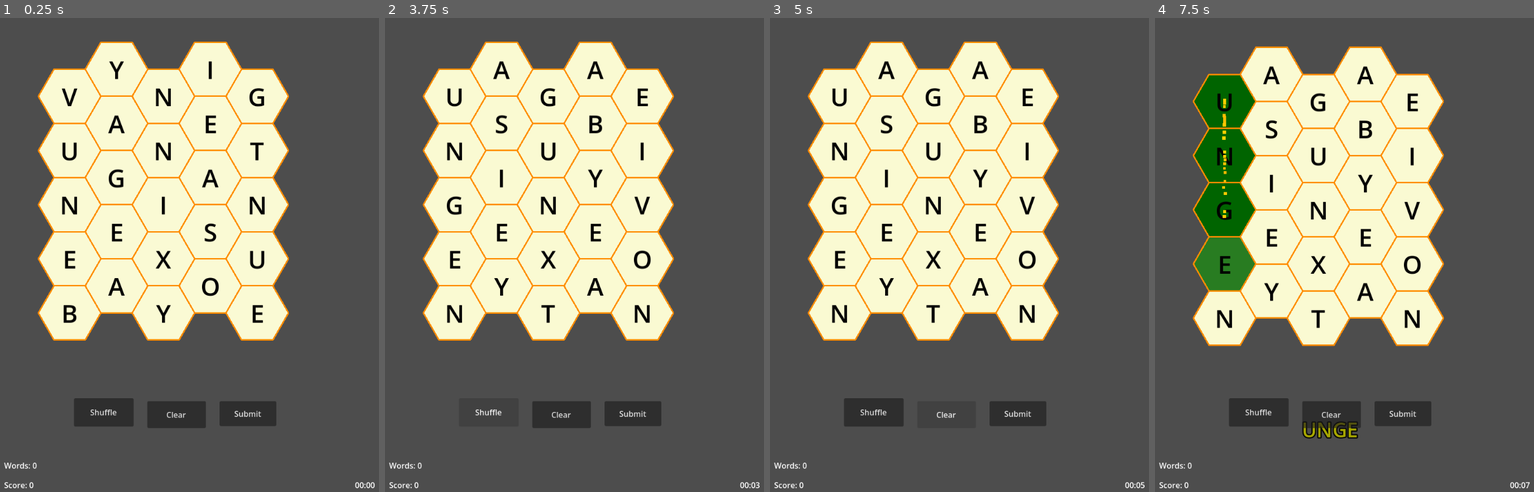
Above: before the commit, frames 1-4 (left to right).
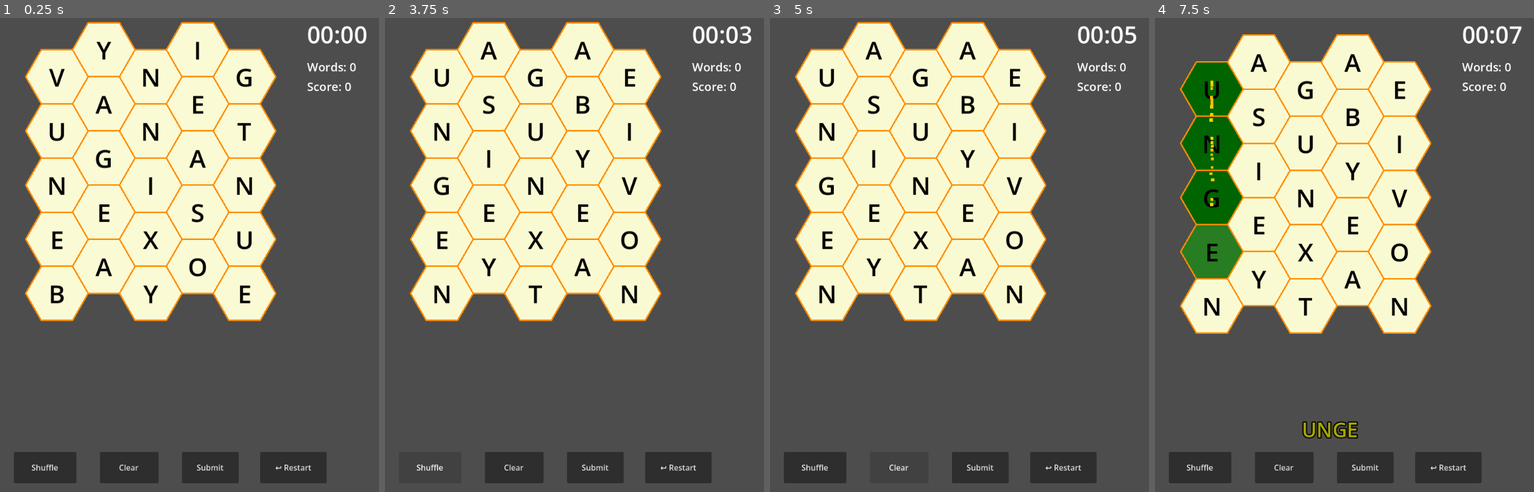
Above: after the commit, the same moments.

Repository: opensourceame/wb
Game: Godot game, scene res://scenes/Main.tscn
Same seed, same stepped clock (60 frames per second), same inputs: the game is played once before the commit and once after it.
Inputs (mouse positions are in pixels of both pictures, inside the frame that each line leads up to):
- Up to frame 1 (0.25 s): no input
- Up to frame 2 (3.75 s): click (676, 468) at 0.5 s, where only the run after the commit has a clickable "↩️ Restart"; click (676, 468) at 1.25 s, where only the run after the commit has a clickable "↩️ Restart"; click (676, 468) at 2 s, where only the run after the commit has a clickable "↩️ Restart"; click "Submit" at 2.75 s; click "Shuffle" at 3.5 s
- Up to frame 3 (5 s): click "Clear" at 4.25 s
- Up to frame 4 (7.5 s): tap Enter (ui_accept) at 5 s; drag from (1223, 98) to (1223, 259) at 5.02 s; drag from (1223, 150) to (1223, 311) at 5.77 s; move the mouse to (1223, 202) at 6.52 s; hold D 6.53-7.25 s; tap R at 6.6 s; click (1223, 202) at 6.67 s; tap T at 6.8 s; drag from (1223, 259) to (1272, 70) at 7.27 s

The runs differ from the first frame. In frame 1, 24% of the frame differs, in the area x 0-99%, y 0-100%; in frame 2, 22%; in frame 3, 22%; in frame 4, 24%, in the area x 0-99%, y 1-100%.

Commit message:
refinements

Diff:
--- a/scenes/Main.tscn
+++ b/scenes/Main.tscn
@@ -16,13 +16,26 @@
 outline_color = Color(0.019554144, 0.019554138, 0.019554136, 1)
 shadow_color = Color(0.34781712, 0.3478169, 0.34781682, 0.67058825)
 
+[sub_resource type="LabelSettings" id="LabelSettings_nxtc6"]
+font_size = 24
+
+[sub_resource type="SystemFont" id="SystemFont_vcsgt"]
+
+[sub_resource type="LabelSettings" id="LabelSettings_c01mt"]
+font = SubResource("SystemFont_vcsgt")
+font_size = 48
+
+[sub_resource type="LabelSettings" id="LabelSettings_vcsgt"]
+font_size = 67
+
 [node name="Main" type="Node2D" unique_id=1302130063]
+metadata/_edit_lock_ = true
 
 [node name="GridManager" parent="." unique_id=895251005 instance=ExtResource("2_rarhs")]
-position = Vector2(62, 164)
 grid_width = 5
 grid_height = 5
 hex_size = 64.0
+metadata/_edit_lock_ = true
 
 [node name="Tiles" type="CanvasLayer" parent="GridManager" unique_id=305873846]
 follow_viewport_enabled = true
@@ -65,12 +78,13 @@
 anchors_preset = 2
 anchor_top = 1.0
 anchor_bottom = 1.0
-offset_left = 20.0
-offset_top = -80.0
-offset_right = 120.0
-offset_bottom = -40.0
+offset_left = 640.0
+offset_top = -896.0
+offset_right = 740.0
+offset_bottom = -856.0
 grow_vertical = 0
 text = "Score: 0"
+label_settings = SubResource("LabelSettings_nxtc6")
 vertical_alignment = 1
 
 [node name="TimeDisplay" type="Label" parent="UI" unique_id=269649100]
@@ -79,13 +93,14 @@
 anchor_top = 1.0
 anchor_right = 1.0
 anchor_bottom = 1.0
-offset_left = -120.0
-offset_top = -80.0
-offset_right = -20.0
-offset_bottom = -40.0
+offset_left = -160.0
+offset_top = -1016.0
+offset_right = -37.0
+offset_bottom = -949.0
 grow_horizontal = 0
 grow_vertical = 0
 text = "00:00"
+label_settings = SubResource("LabelSettings_c01mt")
 horizontal_alignment = 2
 vertical_alignment = 1
 
@@ -93,12 +108,13 @@
 anchors_preset = 2
 anchor_top = 1.0
 anchor_bottom = 1.0
-offset_left = 20.0
-offset_top = -120.0
-offset_right = 200.0
-offset_bottom = -80.0
+offset_left = 640.0
+offset_top = -936.0
+offset_right = 820.0
+offset_bottom = -896.0
 grow_vertical = 0
 text = "Words: 0"
+label_settings = SubResource("LabelSettings_nxtc6")
 vertical_alignment = 1
 
 [node name="SubmitButton" type="Button" parent="UI" unique_id=559092073]
@@ -107,13 +123,27 @@
 anchor_top = 1.0
 anchor_right = 0.5
 anchor_bottom = 1.0
-offset_left = 61.0
-offset_top = -232.0
-offset_right = 177.0
-offset_bottom = -181.0
+offset_left = -16.0
+offset_top = -128.0
+offset_right = 100.0
+offset_bottom = -64.0
 grow_horizontal = 2
 grow_vertical = 0
 text = "Submit"
+
+[node name="RestartButton" type="Button" parent="UI" unique_id=41001926]
+anchors_preset = 7
+anchor_left = 0.5
+anchor_top = 1.0
+anchor_right = 0.5
+anchor_bottom = 1.0
+offset_left = 144.0
+offset_top = -128.0
+offset_right = 280.0
+offset_bottom = -64.0
+grow_horizontal = 2
+grow_vertical = 0
+text = "↩️ Restart"
 
 [node name="ShuffleButton" type="Button" parent="UI" unique_id=1220611953]
 anchors_preset = 7
@@ -121,10 +151,10 @@
 anchor_top = 1.0
 anchor_right = 0.5
 anchor_bottom = 1.0
-offset_left = -237.0
-offset_top = -238.0
-offset_right = -115.0
-offset_bottom = -180.0
+offset_left = -360.0
+offset_top = -128.0
+offset_right = -232.0
+offset_bottom = -64.0
 grow_horizontal = 2
 grow_vertical = 0
 text = "Shuffle"
@@ -135,13 +165,30 @@
 anchor_top = 1.0
 anchor_right = 0.5
 anchor_bottom = 1.0
-offset_left = -87.0
-offset_top = -232.0
-offset_right = 33.0
-offset_bottom = -177.0
+offset_left = -184.0
+offset_top = -128.0
+offset_right = -64.0
+offset_bottom = -64.0
 grow_horizontal = 2
 grow_vertical = 0
 text = "Clear"
+
+[node name="WordFeedback" type="Node2D" parent="UI" unique_id=634489320]
+visible = false
+
+[node name="Polygon2D" type="Polygon2D" parent="UI/WordFeedback" unique_id=976529351]
+position = Vector2(56, 40)
+color = Color(0.5033745, 0.5033746, 0.5033746, 1)
+polygon = PackedVector2Array(-48, 272, 56, 232, 152, 272, 248, 232, 360, 208, 448, 272, 544, 272, 584, 352, 536, 448, 424, 440, 336, 376, 224, 424, 144, 392, 32, 400, -64, 368, -56, 280)
+
+[node name="FeedbackLabel" type="Label" parent="UI/WordFeedback" unique_id=477729317]
+unique_name_in_owner = true
+offset_left = 104.0
+offset_top = 320.0
+offset_right = 558.0
+offset_bottom = 448.0
+label_settings = SubResource("LabelSettings_vcsgt")
+horizontal_alignment = 1
 
 [node name="Sounds" type="Node" parent="." unique_id=948160424]
 
@@ -150,6 +197,3 @@
 
 [node name="ShortBeep" type="AudioStreamPlayer" parent="Sounds" unique_id=1688827695]
 stream = ExtResource("5_vcsgt")
-
-[node name="Camera2D" type="Camera2D" parent="." unique_id=324529156]
-position = Vector2(246, 344)
--- a/scripts/GridManager.gd
+++ b/scripts/GridManager.gd
@@ -7,7 +7,7 @@
 
 @export var grid_width:  int = 2
 @export var grid_height: int = 2
-@export var hex_size: float = 48.0
+@export var hex_size: float = 128.0
 @export var tile_scene: PackedScene
 
 @onready var game_manager = get_tree().current_scene.get_node('GameManager')
@@ -35,15 +35,27 @@
 var tiles_dropping: int = 0
 var is_row_cycle_active:    bool = false
 var continuous_cycle_mode:  bool = true
-var continuous_cycle_delay: float = 2.0  # Delay between cycles in continuous mode
+var continuous_cycle_delay: float = 5.0  # Delay between cycles in continuous mode
 var continuous_cycle_timer: Timer
 
 func _ready():
-	if tile_scene == null:
-		tile_scene = preload("res://scenes/HexTile.tscn")
+	tile_scene = preload("res://scenes/HexTile.tscn")
 
 	word_checker = game_manager.word_checker
 
+	create_hex_grid()
+	setup_cycle_timer()
+
+func setup_cycle_timer():
+	# Setup continuous cycle timer
+	continuous_cycle_timer = Timer.new()
+	add_child(continuous_cycle_timer)
+	continuous_cycle_timer.wait_time = continuous_cycle_delay
+	continuous_cycle_timer.one_shot = true
+	continuous_cycle_timer.timeout.connect(_on_continuous_cycle_delay)
+	continuous_cycle_timer.start()
+
+func setup_touch():
 	# Setup long press timer for touch submit
 	long_press_timer = Timer.new()
 	add_child(long_press_timer)
@@ -51,14 +63,6 @@
 	long_press_timer.one_shot = true
 	long_press_timer.timeout.connect(_on_long_press)
 
-	# Setup continuous cycle timer
-	continuous_cycle_timer = Timer.new()
-	add_child(continuous_cycle_timer)
-	continuous_cycle_timer.wait_time = continuous_cycle_delay
-	continuous_cycle_timer.one_shot = true
-	continuous_cycle_timer.timeout.connect(_on_continuous_cycle_delay)
-
-	create_hex_grid()
 
 func create_hex_grid():
 	for q in range(grid_width):
@@ -139,15 +143,17 @@
 	tile.hex_radius = hex_size
 	tiles_canvas.add_child(tile)
 
-	var pos = hex_to_pixel(q, r)
-	tile.position = pos
+	var pos = hex_to_pixel(q, r) + Vector2(hex_size * 2, hex_size * 2)
+	tile.global_position = pos
 	tile.grid_q = q
 	tile.grid_r = r
 	tile.set_letter(get_random_letter())
 
+	print("GRID: tile ", tile.letter, " at ", pos)
 	grid[Vector2(q, r)] = tile
 	tile.tile_selected.connect(_on_tile_selected)
 	tile.drop_animation_completed.connect(_on_tile_drop_completed)
+	#tile.drop_animation_completed.connect(_cycle_rows())
 
 	return tile
 
@@ -241,6 +247,7 @@
 		redraw_all_arrows()
 
 func is_adjacent_to_last_selected(tile: HexTile) -> bool:
+	#return true
 	if selected_tiles.is_empty():
 		return true
 
@@ -249,7 +256,7 @@
 	print("last tile = ", last_tile)
 	print("last tile neighbours = ", last_tile.neighbour_letters())
 
-	return last_tile.neighbours.find(tile) >= 0
+	return last_tile.neighbours.has(tile)
 
 func recalculate_word():
 	current_word = ""
@@ -530,8 +537,22 @@
 	tiles_dropping -= 1
 
 	if tiles_dropping == 0 and is_row_cycle_active:
-		print("All tiles completed dropping - cycling rows...")
-		_cycle_rows()
+		# Check if any tiles are selected before cycling
+		if false:
+			print("⚠️ Tiles are selected - skipping row cycle to preserve word")
+			print("→ Selected tiles: ", selected_tiles.size())
+			for t in selected_tiles:
+				print("   ", t.letter, " at (", t.grid_q, ",", t.grid_r, ")")
+
+			is_row_cycle_active = false
+
+			# If in continuous mode, schedule next attempt after delay
+			if continuous_cycle_mode:
+				print("⏱️ Will retry row cycle in ", continuous_cycle_delay, " seconds...")
+				continuous_cycle_timer.start()
+		else:
+			print("All tiles completed dropping - cycling rows...")
+			_cycle_rows()
 
 func _cycle_rows():
 	print("🔄 Starting row cycle process...")
@@ -549,8 +570,12 @@
 	print("🗑️ Removing bottom row with letters: ", bottom_row_letters)
 
 	# Remove bottom row tiles
+	var selected_bottom_row_tiles = false
 	for tile in bottom_row_tiles:
-		tile.queue_free()
+		if tile.current_state == HexTile.State.SELECTED:
+			selected_bottom_row_tiles = true
+		tile.disappear()
+		#tile.queue_free()
 
 	# Shift all tiles down by one row
 	print("⬇️ Shifting tiles down by one row...")
@@ -580,14 +605,15 @@
 
 	# Update all tile positions to match new grid coordinates
 	print("📍 Updating tile positions...")
-	_update_all_tile_positions()
+	#_update_all_tile_positions()
 
 	# Rebuild neighbour connections
 	print("🔗 Rebuilding neighbour connections...")
 	_rebuild_neighbour_connections()
 
 	# Clear any current selection since tiles changed
-	clear_selection()
+	if selected_bottom_row_tiles:
+		clear_selection()
 
 	is_row_cycle_active = false
 
--- a/scripts/HexTile.gd
+++ b/scripts/HexTile.gd
@@ -1,12 +1,14 @@
 extends Node2D
 class_name HexTile
 
-enum State { IDLE, SELECTED, HOVER, IN_WORD }
+enum State { IDLE, SELECTED, HOVER, IN_WORD, APPEARING, DISAPPEARING }
 const COLORS = [
 	Color.LIGHT_GOLDENROD,
 	Color.DARK_GREEN,
 	Color.DARK_GOLDENROD,
-	Color.RED
+	Color.RED,
+	Color.BLACK,
+	Color(0, 0, 0, 0)
 ]
 signal tile_selected(tile: HexTile)
 signal drop_animation_completed(tile: HexTile)
@@ -14,12 +16,12 @@
 @export var letter: String = "A"
 @export var grid_q: int = 0
 @export var grid_r: int = 0
-@export var hex_radius: float = 32.0
+@export var hex_radius: float = 128.0
 
 var neighbours: Array = []
 var is_selected: bool = false
 var outline_color:    Color = Color.DARK_ORANGE
-var current_state = State.IDLE
+var current_state: int = State.APPEARING
 	#set(value):
 		#if current_state != value:
 			#current_state = value
@@ -32,7 +34,7 @@
 var drop_start_position: Vector2
 var drop_target_position: Vector2
 var drop_progress: float = 0.0
-var drop_duration: float = 5.0  # 5 seconds to drop one tile height
+var drop_duration: float = 8.0  # 5 seconds to drop one tile height
 
 # Node references
 var filled_polygon: Polygon2D
@@ -77,6 +79,14 @@
 	outline_line.joint_mode = Line2D.LINE_JOINT_ROUND
 	#outline_line.cap_mode = Line2D.LINE_CAP_ROUND
 	add_child(outline_line)
+
+func disappear():
+	current_state = State.DISAPPEARING
+	outline_line.queue_free()
+	var t = Timer.new()
+	t.wait_time = 0.5
+	t.timeout.connect(queue_free)
+	t.start()
 
 func set_validation_color(color: Color):
 	#validation_color = color
@@ -126,8 +136,14 @@
 func _physics_process(delta):
 	# Smooth color transition
 	var target_color = COLORS[current_state]
-	if not target_color == filled_polygon.color:
-		filled_polygon.color = filled_polygon.color.lerp(target_color, delta * 10.0)
+
+	if current_state == State.DISAPPEARING:
+		modulate = modulate.lerp(COLORS[State.DISAPPEARING], delta * 3)
+		#queue_free()
+	else:
+		if not target_color == filled_polygon.color:
+			filled_polygon.color = filled_polygon.color.lerp(target_color, delta * 10.0)
+
 
 	# Handle tile dropping animation
 	if is_dropping:
@@ -217,6 +233,9 @@
 	scale = Vector2(touch_scale, touch_scale)
 
 func _on_area_2d_input_event(viewport: Node, event: InputEvent, shape_idx: int):
+	if current_state == State.DISAPPEARING:
+		return
+
 	# Handle mouse clicks
 	if event is InputEventMouseButton and event.pressed:
 		tile_selected.emit(self)
@@ -251,7 +270,7 @@
 func start_drop_animation():
 	# Calculate one tile height downward
 	var hex_height = hex_radius * sqrt(3.0)
-	drop_start_position = position
+	drop_start_position  = position
 	drop_target_position = position + Vector2(0, hex_height)
 	drop_progress = 0.0
 	is_dropping = true
--- a/scripts/UIManager.gd
+++ b/scripts/UIManager.gd
@@ -8,6 +8,8 @@
 @onready var shuffle_button: Button = $"../UI/ShuffleButton"
 @onready var clear_button: Button = $"../UI/ClearButton"
 @onready var words_found_label: Label = $"../UI/WordsFound"
+@onready var word_feedback = $"../UI/WordFeedback"
+@onready var feedback_label: Label = %FeedbackLabel
 
 var game_manager: GameManager
 var grid_manager: GridManager
@@ -51,12 +53,11 @@
 		time_label.text = "%02d:%02d" % [minutes, seconds]
 
 func _show_word_feedback(word: String, points: int, is_valid: bool):
-	var feedback_label = Label.new()
-	add_child(feedback_label)
+	word_feedback.show()
+	word_feedback.modulate = Color.WHITE
+
 	feedback_label.text = "%s: +%d" % [word, points] if is_valid else "%s: Invalid" % word
-	feedback_label.modulate = Color.GREEN if is_valid else Color.RED
-	feedback_label.position = Vector2(100, 100 + words_found_label.get_child_count() * 30)
 
 	var tween = create_tween()
-	tween.tween_property(feedback_label, "modulate:a", 0.0, 2.0)
-	tween.tween_callback(feedback_label.queue_free)
+	tween.tween_property(word_feedback, "modulate:a", 0.0, 2.0)
+	tween.tween_callback(word_feedback.hide)
--- a/test_tile_drop.gd
+++ b/test_tile_drop.gd
@@ -10,6 +10,7 @@
 	print("  'C' - Start SINGLE tile drop cycle")
 	print("  'S' - Stop all animations (disables continuous mode)")
 	print("  'T' - Test single tile drop without row cycle")
+	print("  'R' - Select a random tile to test protection")
 	print("")
 	print("The system will:")
 	print("1. Drop all tiles down by one tile height (5 seconds)")
@@ -18,6 +19,8 @@
 	print("4. Update all tile positions and neighbour connections")
 	print("")
 	print("CONTINUOUS MODE: After each cycle, waits 2 seconds then starts next cycle")
+	print("SELECTION PROTECTION: Row cycles are SKIPPED if any tiles are selected")
+	print("  → Test: Start continuous mode, then select tiles to see protection")
 	print("")
 
 	# Get reference to grid manager
@@ -57,7 +60,7 @@
 				print("→ Continuous mode disabled")
 
 			KEY_T:
-				print("\n🧪 Testing single tile drop without row cycle...")
+				print("\n🧪 Testing single drop without row cycle...")
 				# Test individual tile drop to verify animation works
 				if grid_manager.columns.size() > 0 and grid_manager.columns[0].size() > 0:
 					var test_tile = grid_manager.columns[0][0]
@@ -65,3 +68,22 @@
 					print("→ Started drop on tile: ", test_tile.letter, " at (0,0)")
 				else:
 					print("✗ No tiles found for testing")
+
+			KEY_R:
+				print("\n🎯 Selecting random tile to test protection...")
+				# Find and select a random tile
+				if grid_manager.columns.size() > 0:
+					var random_q = randi() % grid_manager.columns.size()
+					if grid_manager.columns[random_q].size() > 0:
+						var random_r = randi() % grid_manager.columns[random_q].size()
+						var test_tile = grid_manager.columns[random_q][random_r]
+						if test_tile:
+							grid_manager.select_tile(test_tile)
+							print("→ Selected tile: ", test_tile.letter, " at (", random_q, ",", random_r, ")")
+							print("→ Next cycle should be skipped!")
+						else:
+							print("✗ Selected tile was null")
+					else:
+						print("✗ No tiles in column ", random_q)
+				else:
+					print("✗ No columns available")
